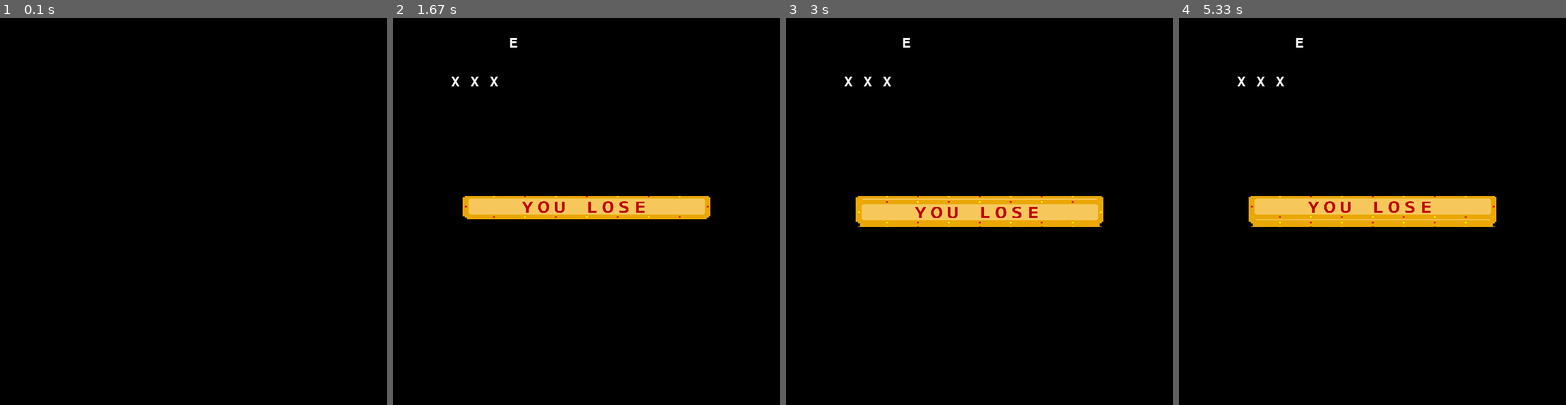
Above: before the commit, frames 1-4 (left to right).
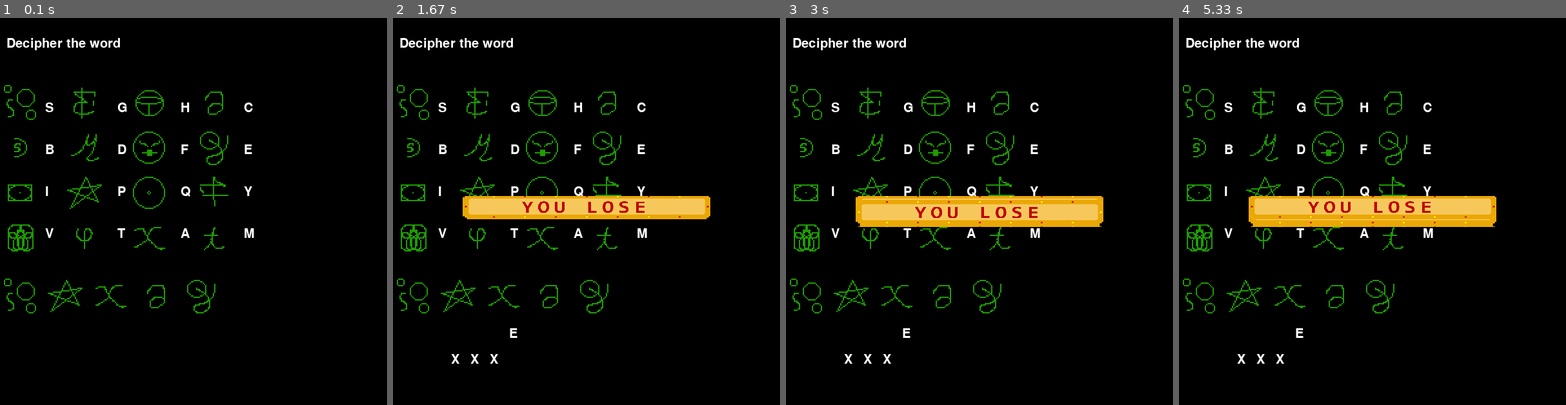
Above: after the commit, the same moments.

Repository: Elizabeth-mqz-gmz/MARS-Pitz_CanYouHearMeNow-
Game: pygame game, started from Message.py
The game is run twice, just before and just after one commit, with the same random seed, the same clock (stepped at 60 frames per second) and the same inputs.
Inputs:
- Up to frame 1 (0.1 s): no input
- Up to frame 2 (1.67 s): tap Y at 0.33 s; hold D 0.67-1.13 s; tap E at 0.82 s; hold W 1.17-1.47 s
- Up to frame 3 (3 s): no input
- Up to frame 4 (5.33 s): no input

The runs differ from the first frame. In frame 1, 2.9% of the frame differs, in the area x 1-66%, y 5-77%; in frame 2, 3.1%, in the area x 1-66%, y 5-90%; in frame 3, 3.1%; in frame 4, 3.1%.

Commit message:
Feat: game ready

Diff:
--- a/Message.py
+++ b/Message.py
@@ -11,9 +11,11 @@
 
 winImg = pg.image.load('./Media/Message/Win.png')
 lseImg = pg.image.load('./Media/Message/Lose.png')
+symImg = pg.image.load('./Media/Message/Symbols.png')
 
 winImg = pg.transform.scale(winImg, (384, 96))
 lseImg = pg.transform.scale(lseImg, (384, 96))
+symImg = pg.transform.scale(symImg, (384, 320))
 
 
 #Cifrate a word
@@ -65,7 +67,40 @@
             screen.blit(lseImg, (108, 276), (0, 48, 384, 48))
         pg.display.update()
         tm.sleep(1)
-#putLetter("ABC",10,30)
+def paint(pal):
+    putLetter("Decipher the word",10,30)
+    con = 0
+    coords = [(1,1),(1,1),(1,1),(1,1),(1,1),(1,1),(1,1),(1,1),(1,1),(1,1),(1,1),(1,1),(1,1),(1,1),(1,1),(1,1)]
+    while con < 16:
+        rx = rd.randint(0,5)
+        ry = rd.randint(0,4)
+        if [rx,ry] not in coords:
+            coords[con]=[rx,ry]
+            con += 1
+    con = 0
+    for x in range(0,4):
+        for y in range(0,4):
+            screen.blit(symImg, (100*x, (70*y)+100), (coords[con][0]*64, coords[con][1]*64, 64, 64))
+            aj = 0
+            if x == 1:
+                aj = 0.6
+            elif x == 2:
+                aj = 1
+            elif x == 3:
+                aj = 1.4
+            putLetter(index[con],70*(x+aj+1),(65*y)+130)
+
+            con += 1
+
+    cx = 0
+    for a in pal:
+
+        po = index.index(a)
+        screen.blit(symImg, (70*cx, 400), (coords[po][0]*64, coords[po][1]*64, 64, 64))
+        cx+=1
+
+
+    pg.display.update()
 
 playing = True
 while playing:
@@ -75,6 +110,7 @@
     print(pal)
     missing = len(pal)
     screen.fill((0,0,0))
+    paint(pal)
     while (not loser) and playing:
         for events in pg.event.get():
             if events.type == pg.QUIT:
@@ -86,11 +122,11 @@
                         if abc[lt] in pal:
                             pos = pal.index(abc[lt])
                             pal[pos] = " "
-                            putLetter(abc[lt],30*(pos+2),30)
+                            putLetter(abc[lt],30*(pos+2),480)
                             missing -= 1
                         else:
                             errCount += 1
-                            putLetter("X",30*(errCount+2),90)
+                            putLetter("X",30*(errCount+2),520)
                         if missing == 0:
                             win()
                         if errCount == 3:
